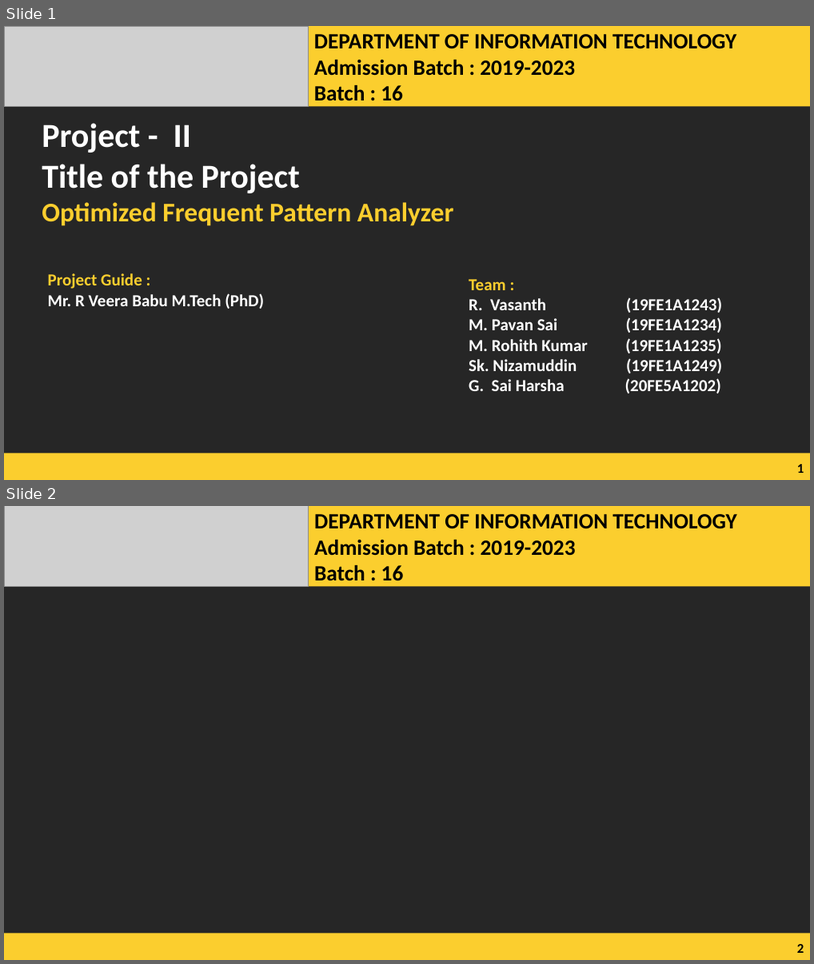
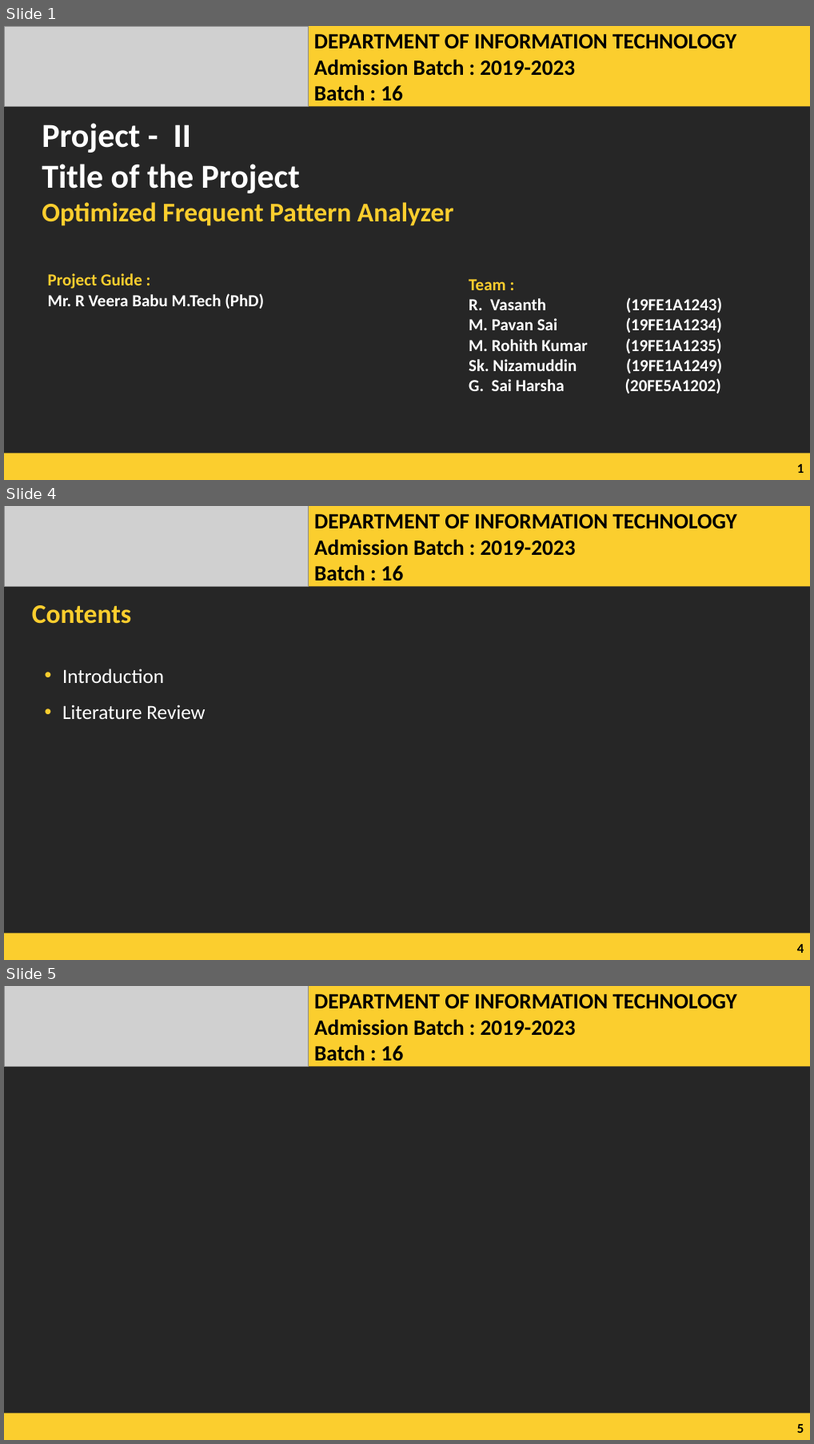
Before and after one commit to RAVIPATI-VASANTH/Optimized-Frequent-Pattern-Analyzer, a slide deck: Prensentaion and Prework/PR 2.pptx. Shown one above the other, each under a label of ours: slides 1 and 2 before the commit, slides 1, 4 and 5 after it; the slides between them are not shown. The pictures are 814x964 and 814x1444 pixels, drawn with LibreOffice and Linux fonts; fonts in the diff are those of the drawing; grey boxes stand for pictures. Boxes give left, top, right and bottom in pixels: in the first picture for what was removed or moved away, otherwise in the second. Text is boxed around its words. In the diff, an @@ line names an element or a change of style, - is before the commit and + after.

```diff
--- a/Prensentaion and Prework/PR 2.pptx
+++ b/Prensentaion and Prework/PR 2.pptx
@@ slide 4 added at (4,506,810,960), background #262626 @@
@@ picture added at (4,506,308,587) @@
@@ rectangle added at (308,506,810,587), fill #FBCE2E @@
@@ text added at (314,514,737,581), 26 pt, text #000000, bold @@
+DEPARTMENT OF INFORMATION TECHNOLOGY
+Admission Batch : 2019-2023
+Batch : 16
@@ text added at (32,605,131,624), 32 pt, text #FBCE2E, bold @@
+Contents
@@ text added at (62,668,205,719), 24 pt, text #FFFFFF @@
+• Introduction
+• Literature Review
@@ rectangle added at (4,933,810,960), fill #FBCE2E @@
@@ page number added at (798,944,804,952), 16 pt, text #000000, bold @@
+4
@@ what was slide 2 is now slide 5 @@
@@ page number at (798,1424,804,1432): text changed @@
-2
+5
```
Also in this commit, not shown: 4 other slides added, 11 other files.
